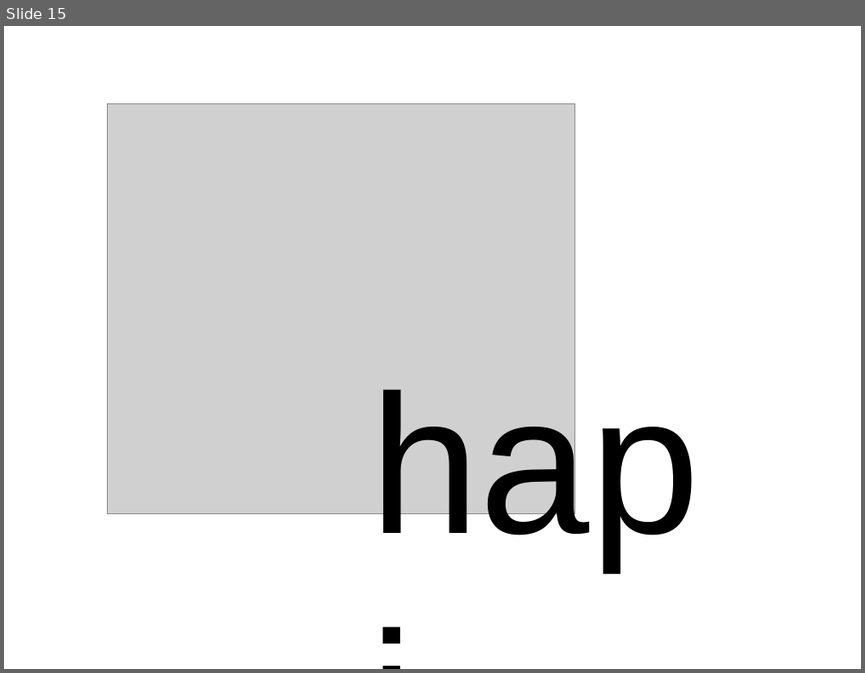
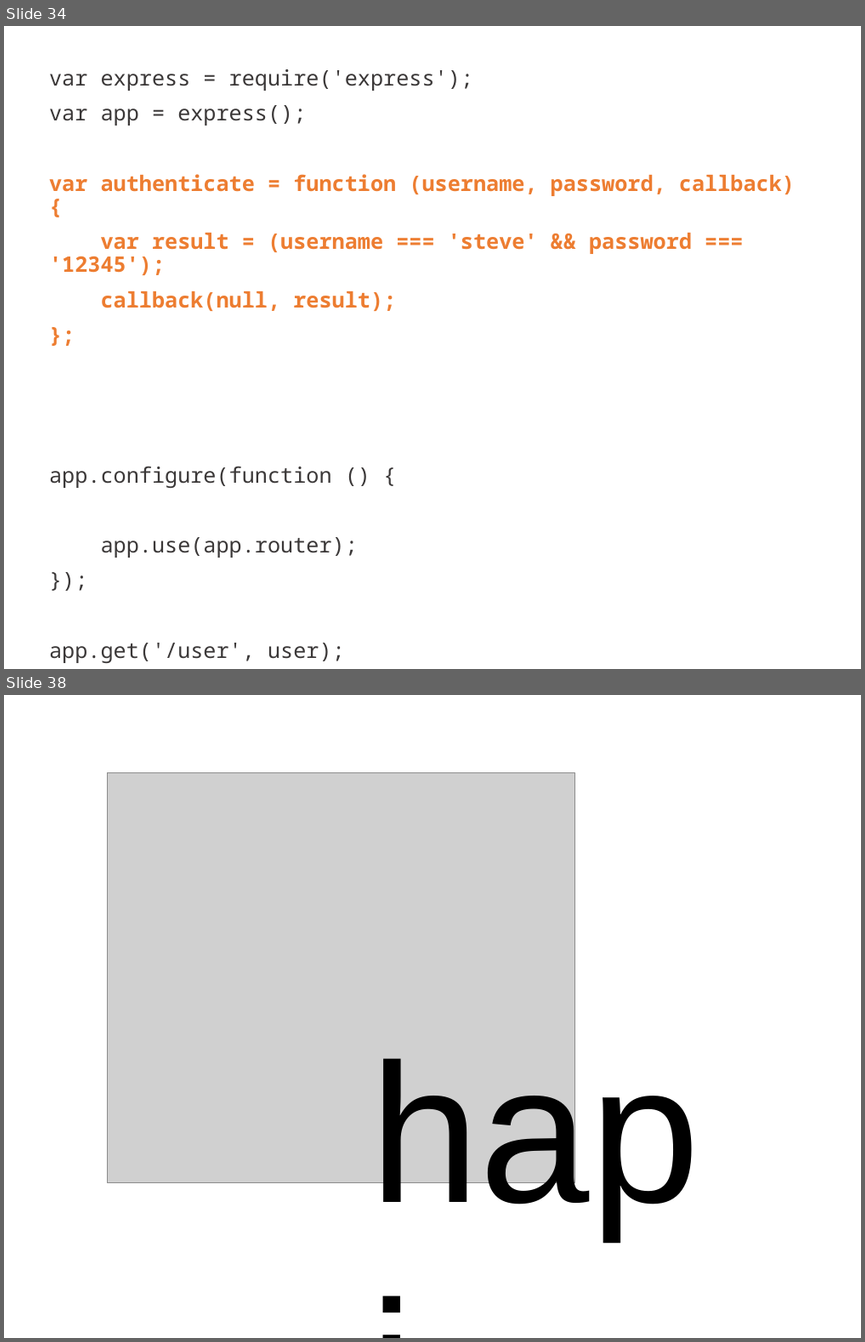
Before and after one commit to mikeal/nodeconf2013, a slide deck: slides/services/services.pptx. Shown one above the other, each under a label of ours: slide 15 before the commit, slides 34 and 38 after it; the slides between them are not shown. The pictures are 865x673 and 865x1342 pixels, drawn with LibreOffice and Linux fonts; fonts in the diff are those of the drawing; grey boxes stand for pictures. Boxes give left, top, right and bottom in pixels: in the first picture for what was removed or moved away, otherwise in the second. Text is boxed around its words. In the diff, an @@ line names an element or a change of style, - is before the commit and + after.

Commit message:
Added express section

```diff
--- a/slides/services/services.pptx
+++ b/slides/services/services.pptx
@@ slide 34 added at box(4, 26, 861, 669), background #FFFFFF @@
@@ subtitle added at box(49, 69, 794, 663), 18 pt, text #ED7D31, bold @@
+var express = require('express');
+var app = express();
+var authenticate = function (username, password, callback) {
+var result = (username === 'steve' && password === '12345');
+callback(null, result);
+};
+app.configure(function () {
+app.use(app.router);
+});
+app.get('/user', user);
@@ what was slide 15 is now slide 38 @@
```
Also in this commit, not shown: 6 slides changed, 22 other slides added.
